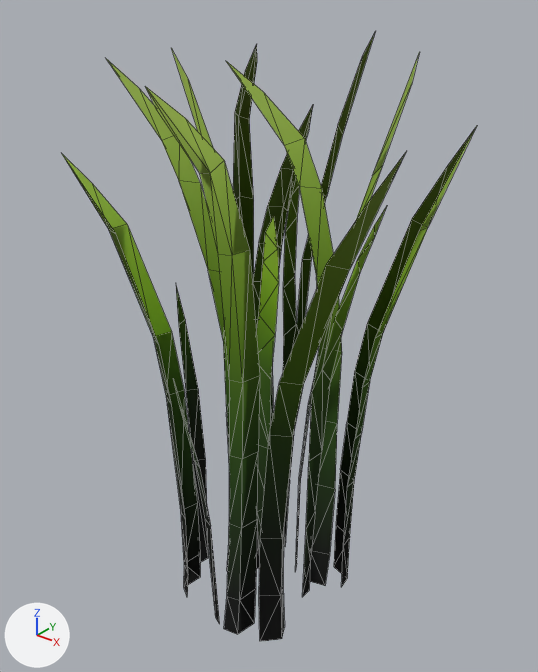
Renders of the glTF model assets/nature/Grass_Common_Tall.gltf from each side of a commit.
Camera for both pictures: a 50 mm lens placed at (1.306, -1.599, 1.992), pointed at (0.016, 0.014, 0.992). The axes (+X, +Y, +Z) are drawn at lower left. The lights are the same throughout. The first picture is the older version. Mesh edges are drawn as thin lines.

The scene before the commit, as lines of its bpy script (objects in view):
```python
mat_grass = bpy.data.materials.new('Grass')
mat_grass.use_nodes = True; mat_grass.node_tree.nodes.clear()
_N = mat_grass.node_tree.nodes; _L = mat_grass.node_tree.links
n0 = _N.new('ShaderNodeBsdfPrincipled'); n0.name = 'Principled BSDF'
n0.inputs[2].default_value = 1.0  # 'Roughness'
n1 = _N.new('ShaderNodeOutputMaterial'); n1.name = 'Material Output'
n2 = _N.new('ShaderNodeMix'); n2.name = 'Mix'
n2.data_type = 'RGBA'
n2.blend_type = 'MULTIPLY'
n2.inputs[0].default_value = 1.0  # 'Factor'
n3 = _N.new('ShaderNodeVertexColor'); n3.name = 'Color Attribute'
n4 = _N.new('ShaderNodeTexImage'); n4.name = 'Image Texture'
n4.image = img_grass
_L.new(n0.outputs[0], n1.inputs[0])  # 'BSDF' to 'Surface'
_L.new(n2.outputs[2], n0.inputs[0])  # 'Result' to 'Base Color'
_L.new(n3.outputs[0], n2.inputs[7])  # 'Color' to 'B'
_L.new(n4.outputs[0], n2.inputs[6])  # 'Color' to 'A'
me_plane_013 = bpy.data.meshes.new('Plane.013')
me_plane_013.from_pydata(...)  # 303 vertices, 326 faces; spans x -0.4..0.49, y -0.51..0.48, z -0.03..1.84
me_plane_013.materials.append(mat_grass)
ob_grass_common_tall = bpy.data.objects.new('Grass_Common_Tall', me_plane_013)
ob_grass_common_tall.location = (0.0, 0.0, 0.0)
```
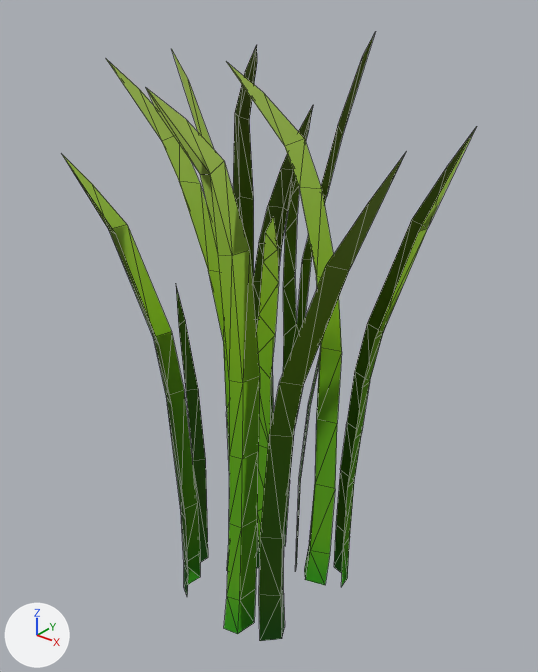
The change, as a list of edits to the scene's bpy script:
```text
Change mat_grass:
    remove n2 = _N.new('ShaderNodeMix'); n2.name = 'Mix'
    remove n2.data_type = 'RGBA'
    remove n2.blend_type = 'MULTIPLY'
    remove n2.inputs[0].default_value = 1.0  # 'Factor'
    remove n3 = _N.new('ShaderNodeVertexColor'); n3.name = 'Color Attribute'
    where n0 = _N.new('ShaderNodeBsdfPrincipled'); n0.name = 'Principled BSDF'
    where n4 = _N.new('ShaderNodeTexImage'); n4.name = 'Image Texture'
    remove _L.new(n2.outputs[2], n0.inputs[0])  # 'Result' to 'Base Color'
    remove _L.new(n3.outputs[0], n2.inputs[7])  # 'Color' to 'B'
    remove _L.new(n4.outputs[0], n2.inputs[6])  # 'Color' to 'A'
    add _L.new(n4.outputs[0], n0.inputs[0])  # 'Color' to 'Base Color'
Change me_plane_013:
    used by ob_grass_common_tall; location = (0.0, 0.0, 0.0)
    remove me_plane_013.from_pydata(...)  # 303 vertices, 326 faces; spans x -0.4..0.49, y -0.51..0.48, z -0.03..1.84
    add me_plane_013.from_pydata(...)  # 269 vertices, 296 faces; spans x -0.4..0.49, y -0.51..0.48, z -0.03..1.84
    me_plane_013 part 1: the loose piece of 25 vertices spanning x 0.16..0.48, y -0.05..0.14, z 0.01..1.84 is deleted
    me_plane_013 part 2: the loose piece of 9 vertices spanning x -0.11..-0.01, y -0.28..-0.21, z -0.03..0.93 is deleted
```

Pixel boxes (x1, y1, x2, y2) of what changed, in the pictures (538 x 672 px):
'Grass_Common_Tall', recoloured, reshaped
    before: (62, 33, 476, 641)
    after: (63, 33, 477, 641)
part 1 of me_plane_013, deleted
    before: (302, 51, 420, 597)
part 2 of me_plane_013, deleted
    before: (174, 382, 220, 624)
